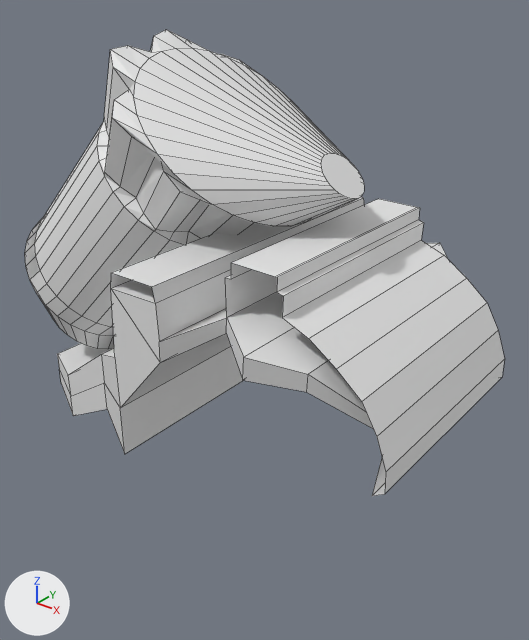
The Blender file Assets/Blender/blend/elektrikSupurgesi.blend: old version first, new version second.
Camera for both pictures: a camera (50 mm lens) standing at (5.66, -7.07, 3.24) and looking at (0.4, -0.49, -0.84). Arrows for +X, +Y and +Z are at lower left; the lights stay in place. Mesh edges are drawn as thin lines.
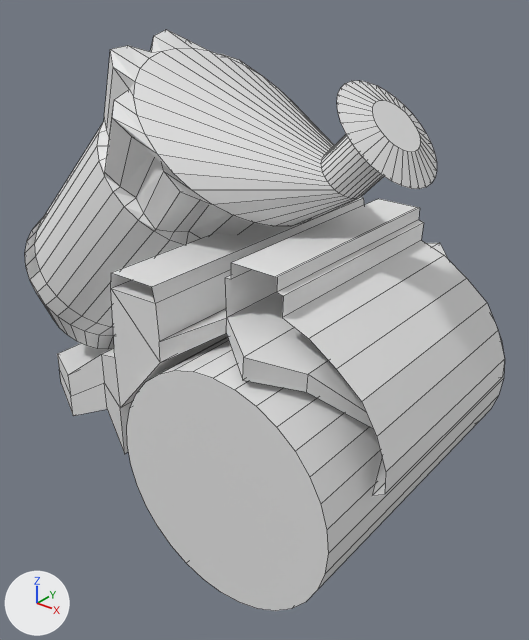
The change in detail:
me_cylinder is used by ob_cylinder; location (-1.63, -0.61, 0.1); rotation (0.0, 0.787, 0.0), in degrees (0, 45, 0); scale (1.1, 1.11, 1.1).
me_cylinder had 498 vertices, 454 faces and spanned x -1.31..3.9, y -1.77..1.77, z -2.6..2.76.
me_cylinder now has 690 vertices, 616 faces and spans x -1.31..4.39, y -1.85..1.85, z -2.6..3.52.
me_cylinder part 1: a new loose piece, a 32-sided cylinder along y spanning x 1.9..4.39, y -1.85..1.85, z -0.36..2.13.
Part 2, on me_cylinder:
1 face is deleted.
96 vertices are added at x 0.72..1.89, y -0.59..0.59, z 3.41..3.52.
32 new vertices lie (0.0, 0.0, 0.57) away from vertices in x 1.05..1.57, y -0.26..0.26, z 2.76.
129 new faces join them.

What differs and where, as boxes (x1, y1, x2, y2) in the pictures (529 x 640 px):
'Cylinder', reshaped (25% taller)
    before: (25, 30, 505, 496)
    after: (25, 30, 505, 611)
part 1 of me_cylinder, added
    after: (127, 337, 505, 611)
part 2 of me_cylinder, built on
    before: (321, 153, 364, 199)
    after: (321, 81, 437, 199)
